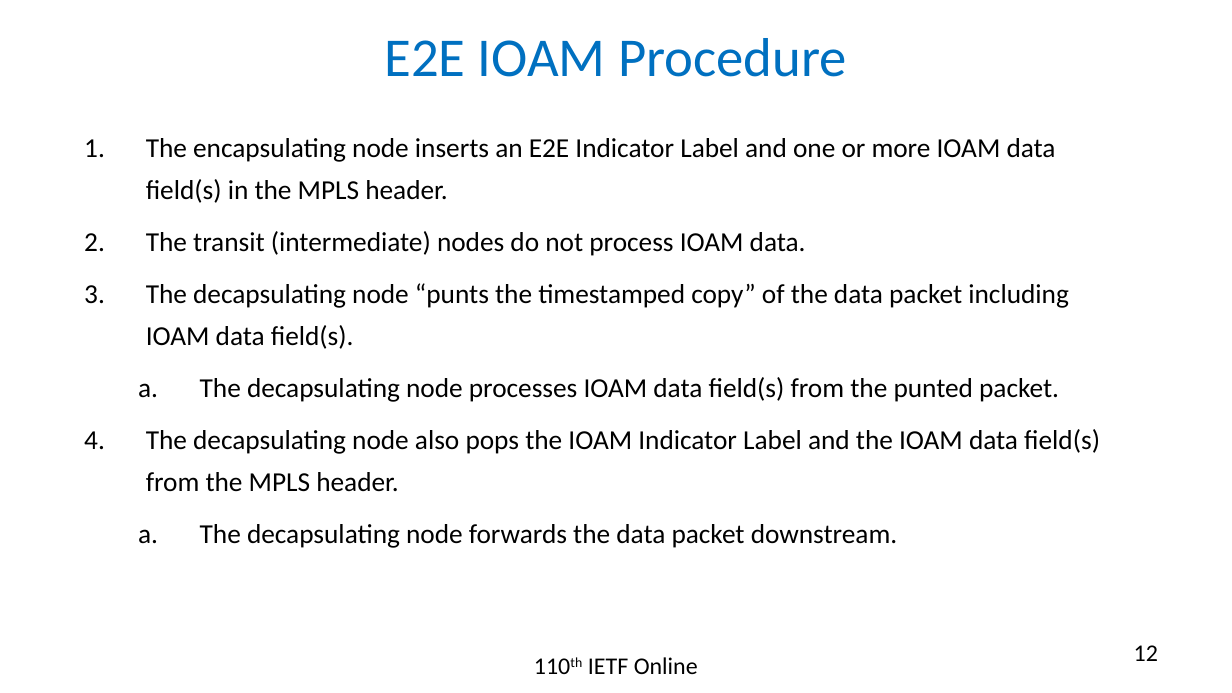
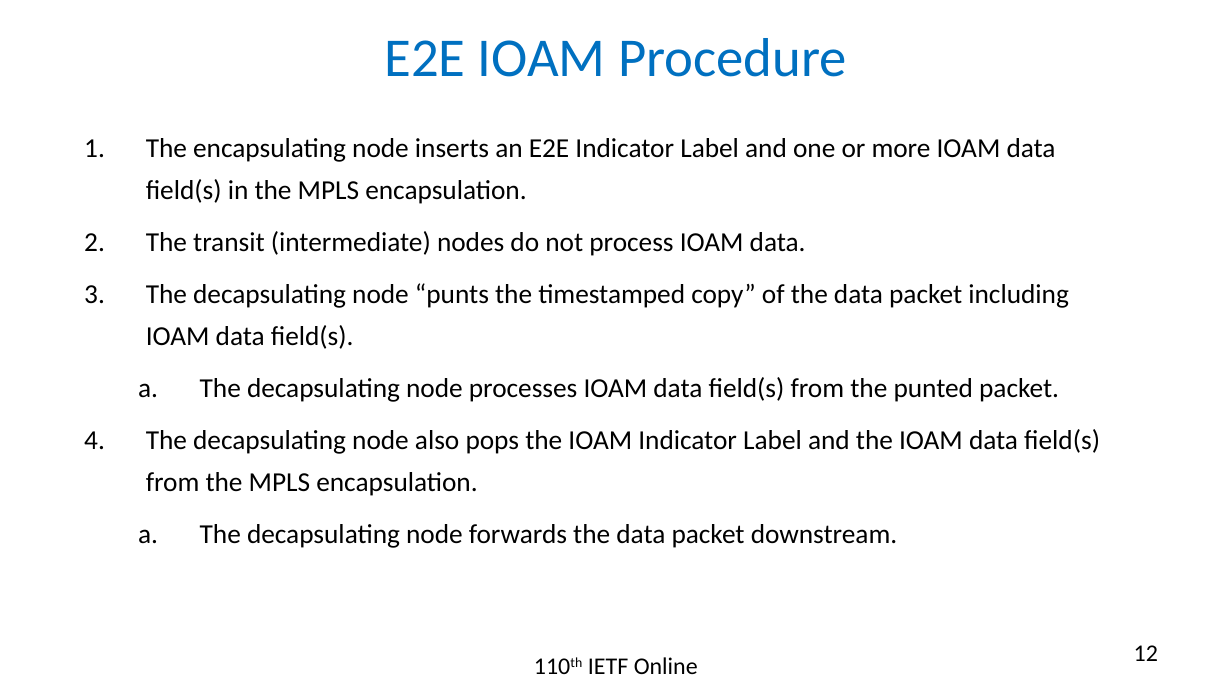
Before and after one commit to rakgandhi/ietf-slides, a slide deck: slide 12 of draft-gandhi-mpls-ioam-sr-05.pptx. Drawn at 1232x693 pixels with LibreOffice and Linux fonts; fonts in the diff are those of the drawing. Boxes give left, top, right and bottom in pixels: in the first picture for what was removed or moved away, otherwise in the second. Text is boxed around its words. In the diff, an @@ line names an element or a change of style, - is before the commit and + after.

```diff
--- a/draft-gandhi-mpls-ioam-sr-05.pptx
+++ b/draft-gandhi-mpls-ioam-sr-05.pptx
@@ text at (x1=146, y1=138, x2=1056, y2=204): text changed @@
-1. The encapsulating node inserts an E2E Indicator Label and one or more IOAM data field(s) in the MPLS header.
+1. The encapsulating node inserts an E2E Indicator Label and one or more IOAM data field(s) in the MPLS encapsulation.
@@ text at (x1=146, y1=429, x2=1100, y2=496): text changed @@
-4. The decapsulating node also pops the IOAM Indicator Label and the IOAM data field(s) from the MPLS header.
+4. The decapsulating node also pops the IOAM Indicator Label and the IOAM data field(s) from the MPLS encapsulation.
```
Also in this commit, not shown: 13 other slides changed, 1 other file.
